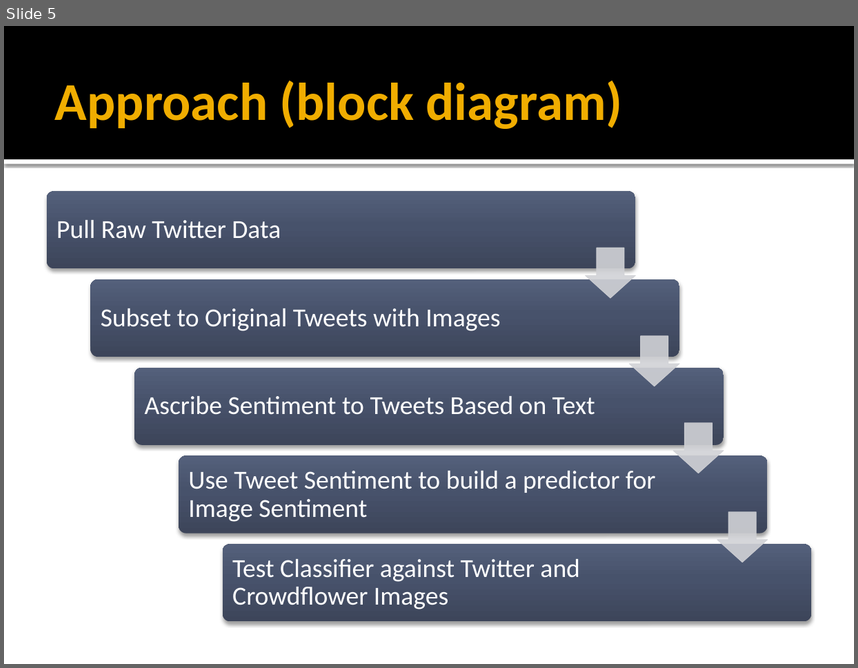
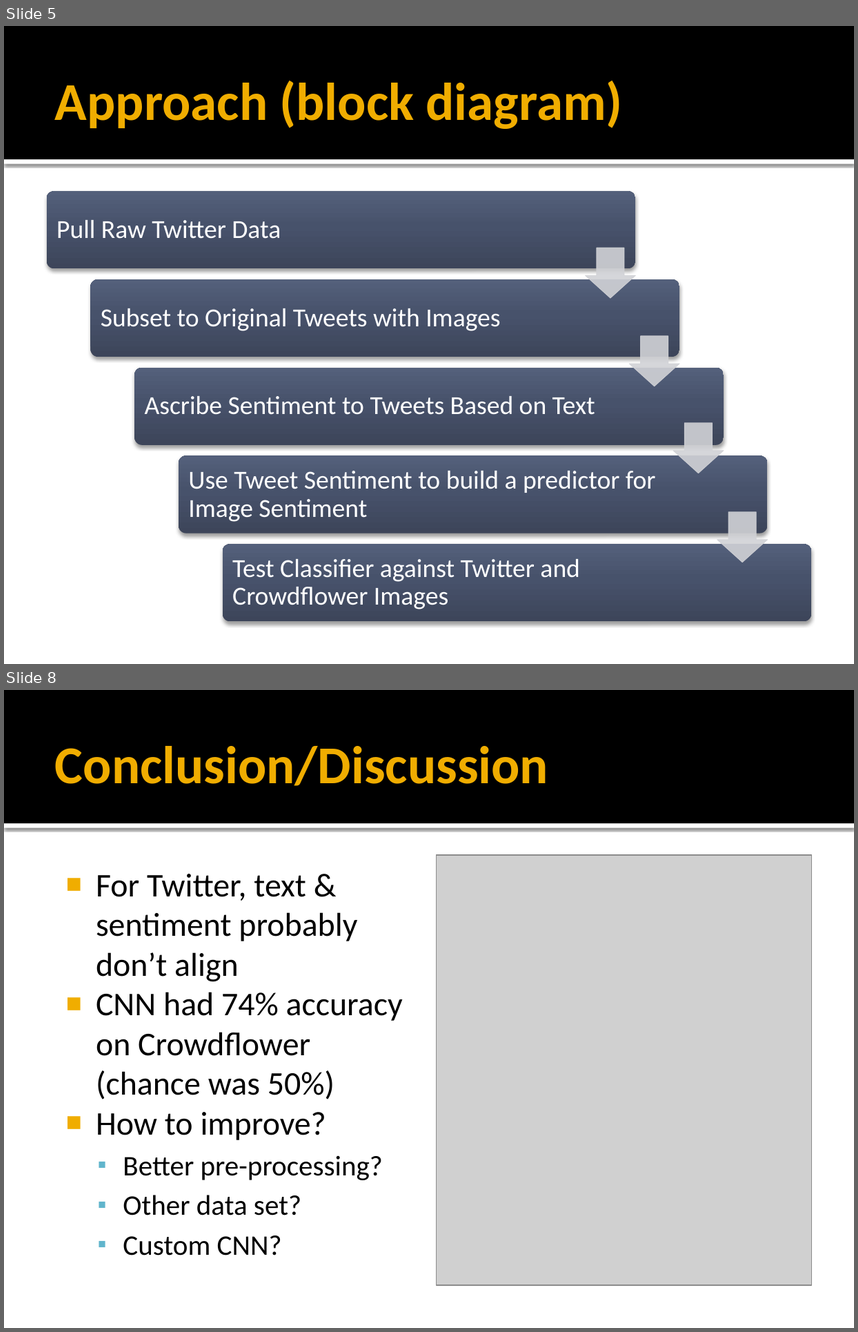
Before and after one commit to asterix135/CKME136, a slide deck: Submissions/C_Graham_Capstone.pptx. Shown one above the other, each under a label of ours: slide 5 before the commit, slides 5 and 8 after it; the slides between them are not shown. The pictures are 858x668 and 858x1332 pixels, drawn with LibreOffice and Linux fonts; fonts in the diff are those of the drawing; grey boxes stand for pictures. Boxes give left, top, right and bottom in pixels: in the first picture for what was removed or moved away, otherwise in the second. Text is boxed around its words. In the diff, an @@ line names an element or a change of style, - is before the commit and + after.

```diff
--- a/Submissions/C_Graham_Capstone.pptx
+++ b/Submissions/C_Graham_Capstone.pptx
@@ slide 8 added at box(4, 690, 854, 1328), background #FFFFFF; not listed: 2 template elements that a slide beside it also shows @@
@@ title added at box(55, 746, 548, 786), 45 pt, text #F0AD00, bold @@
+Conclusion/Discussion
@@ picture added at box(436, 855, 811, 1285) @@
@@ text added at box(96, 874, 403, 1255), 28 pt, text #000000 @@
+■ For Twitter, text & sentiment probably don’t align
+■ CNN had 74% accuracy on Crowdflower (chance was 50%)
+■ How to improve?
+  ▪ Better pre-processing?
+  ▪ Other data set?
+  ▪ Custom CNN?
```
Also in this commit, not shown: 5 slides changed, 1 other slide added, 2 slides removed, 1 other file.
